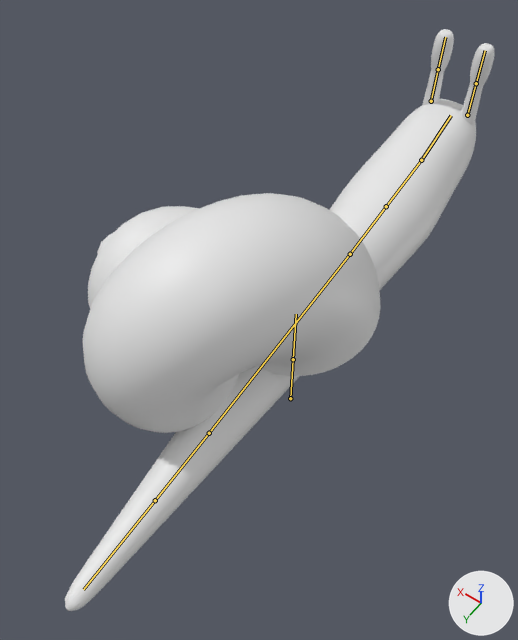
Renders of the FBX model Assets/Blender/Snail/snail.fbx from each side of a commit.
One viewpoint serves both versions: a 50 mm camera at (-2.87, 4.82, 7.78) aimed at (0.23, 0.47, 0.94). Every picture has the same lights, and +X, +Y and +Z are marked at lower right. The picture after the commit comes second. The bones that change, and the others that lie on the model, are drawn over the model as lines.

Names of what the first picture shows: 'SnailBody', 'SnailEyeL', 'SnailEyeL.001', 'SnailShell'.
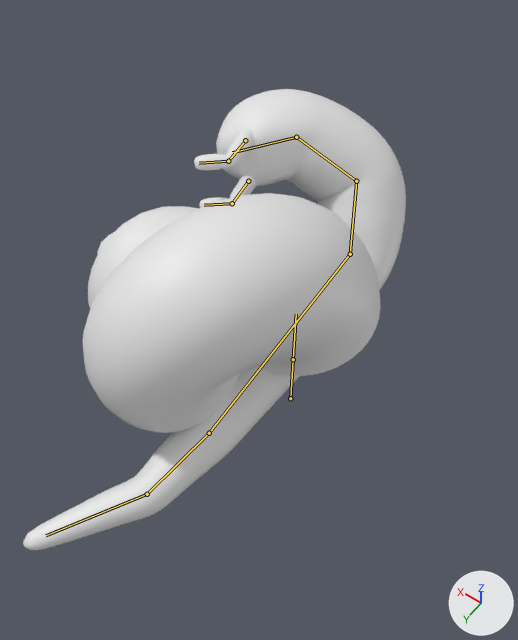
The newer file adds an action. The first version stands in its rest pose; the second is drawn at frame 1 of the action 'Armature|Channel'.

Pixel boxes (x1, y1, x2, y2) of what changed, in the pictures (518 x 640 px):
```json
{"object": "SnailBody", "change": "posed", "before": [65, 99, 476, 611], "after": [23, 89, 406, 550], "on screen": "7% narrower, 10% shorter"}
{"object": "SnailEyeL.001", "change": "posed", "before": [461, 43, 494, 126], "after": [194, 127, 254, 170]}
{"object": "SnailEyeL", "change": "posed", "before": [422, 29, 454, 105], "after": [200, 175, 257, 208]}
{"bone": "Bone.002", "before": "(209, 433) to (155, 500)", "after": "(209, 433) to (147, 494)"}
{"bone": "Bone.001", "before": "(155, 500) to (83, 589)", "after": "(147, 494) to (46, 535)"}
{"bone": "Bone.004", "before": "(350, 254) to (386, 206)", "after": "(350, 254) to (356, 181)"}
{"bone": "Bone.005", "before": "(386, 206) to (421, 160)", "after": "(356, 181) to (296, 137)"}
{"bone": "Bone.006", "before": "(421, 160) to (451, 115)", "after": "(296, 137) to (232, 152)"}
{"bone": "Eye1.L", "before": "(467, 115) to (476, 83)", "after": "(245, 140) to (228, 161)"}
{"bone": "Eye2.L", "before": "(476, 83) to (485, 50)", "after": "(228, 161) to (199, 163)"}
{"bone": "Eye1.R", "before": "(431, 101) to (438, 69)", "after": "(248, 181) to (232, 203)"}
{"bone": "Eye2.R", "before": "(438, 69) to (445, 37)", "after": "(232, 203) to (204, 205)"}
```

The change, as JSON lines over the scene's bpy script:
```json
{"block": "bone_bone_002", "where": "bone_bone_002 = bpy.data.objects['Armature'].pose.bones['Bone.002']"}
{"op": "set", "path": "bone_bone_002.rotation_quaternion", "old": "(1.0, 0.0, 0.0, 0.0)", "new": "(0.998, 0.0, -0.002, -0.063)", "note": "degrees (0, 0, 0) -> degrees (0, 0, -7)"}
{"block": "bone_bone_001", "where": "bone_bone_001 = bpy.data.objects['Armature'].pose.bones['Bone.001']  # child of 'Bone.002'"}
{"op": "set", "path": "bone_bone_001.rotation_quaternion", "old": "(1.0, 0.0, 0.0, 0.0)", "new": "(0.978, 0.001, -0.011, -0.208)", "note": "degrees (0, 0, 0) -> degrees (0, -1, -24)"}
{"block": "bone_bone_004", "where": "bone_bone_004 = bpy.data.objects['Armature'].pose.bones['Bone.004']  # child of 'Bone.003'"}
{"op": "set", "path": "bone_bone_004.rotation_quaternion", "old": "(1.0, 0.0, 0.0, 0.0)", "new": "(0.924, -0.337, -0.02, -0.18)", "note": "degrees (0, 0, 0) -> degrees (-39, -9, -19)"}
{"block": "bone_bone_005", "where": "bone_bone_005 = bpy.data.objects['Armature'].pose.bones['Bone.005']  # child of 'Bone.004'"}
{"op": "set", "path": "bone_bone_005.rotation_quaternion", "old": "(1.0, 0.0, 0.0, 0.0)", "new": "(0.853, -0.216, 0.135, -0.455)", "note": "degrees (0, 0, 0) -> degrees (-29, 2, -57)"}
{"block": "bone_bone_006", "where": "bone_bone_006 = bpy.data.objects['Armature'].pose.bones['Bone.006']  # child of 'Bone.005'"}
{"op": "set", "path": "bone_bone_006.rotation_quaternion", "old": "(1.0, 0.0, 0.0, 0.0)", "new": "(0.918, -0.118, -0.096, -0.365)", "note": "degrees (0, 0, 0) -> degrees (-9, -15, -42)"}
{"block": "bone_eye1_l", "where": "bone_eye1_l = bpy.data.objects['Armature'].pose.bones['Eye1.L']  # child of 'Bone.006'"}
{"op": "set", "path": "bone_eye1_l.rotation_quaternion", "old": "(1.0, 0.0, 0.0, 0.0)", "new": "(0.973, 0.183, 0.061, -0.127)", "note": "degrees (0, 0, 0) -> degrees (20, 10, -13)"}
{"op": "set", "path": "bone_eye1_l.scale", "old": "(1.0, 1.0, 1.0)", "new": "(1.0, 0.96, 1.0)"}
{"block": "bone_eye2_l", "where": "bone_eye2_l = bpy.data.objects['Armature'].pose.bones['Eye2.L']  # child of 'Eye1.L'"}
{"op": "set", "path": "bone_eye2_l.rotation_quaternion", "old": "(1.0, 0.0, 0.0, 0.0)", "new": "(0.849, 0.44, 0.03, -0.291)", "note": "degrees (0, 0, 0) -> degrees (50, 18, -29)"}
{"op": "set", "path": "bone_eye2_l.scale", "old": "(1.0, 1.0, 1.0)", "new": "(0.7, 0.7, 0.7)"}
{"block": "bone_eye1_r", "where": "bone_eye1_r = bpy.data.objects['Armature'].pose.bones['Eye1.R']  # child of 'Bone.006'"}
{"op": "set", "path": "bone_eye1_r.rotation_quaternion", "old": "(1.0, 0.0, 0.0, 0.0)", "new": "(0.973, 0.183, -0.061, 0.127)", "note": "degrees (0, 0, 0) -> degrees (20, -10, 13)"}
{"op": "set", "path": "bone_eye1_r.scale", "old": "(1.0, 1.0, 1.0)", "new": "(1.0, 0.96, 1.0)"}
{"block": "bone_eye2_r", "where": "bone_eye2_r = bpy.data.objects['Armature'].pose.bones['Eye2.R']  # child of 'Eye1.R'"}
{"op": "set", "path": "bone_eye2_r.rotation_quaternion", "old": "(1.0, 0.0, 0.0, 0.0)", "new": "(0.849, 0.44, -0.03, 0.291)", "note": "degrees (0, 0, 0) -> degrees (50, -18, 29)"}
{"op": "set", "path": "bone_eye2_r.scale", "old": "(1.0, 1.0, 1.0)", "new": "(0.7, 0.7, 0.7)"}
```
